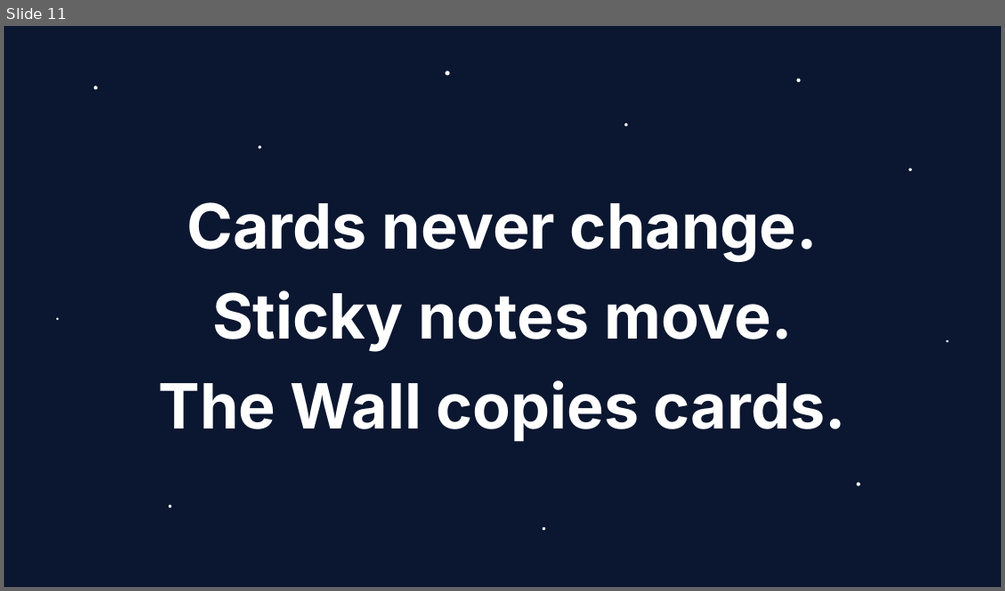
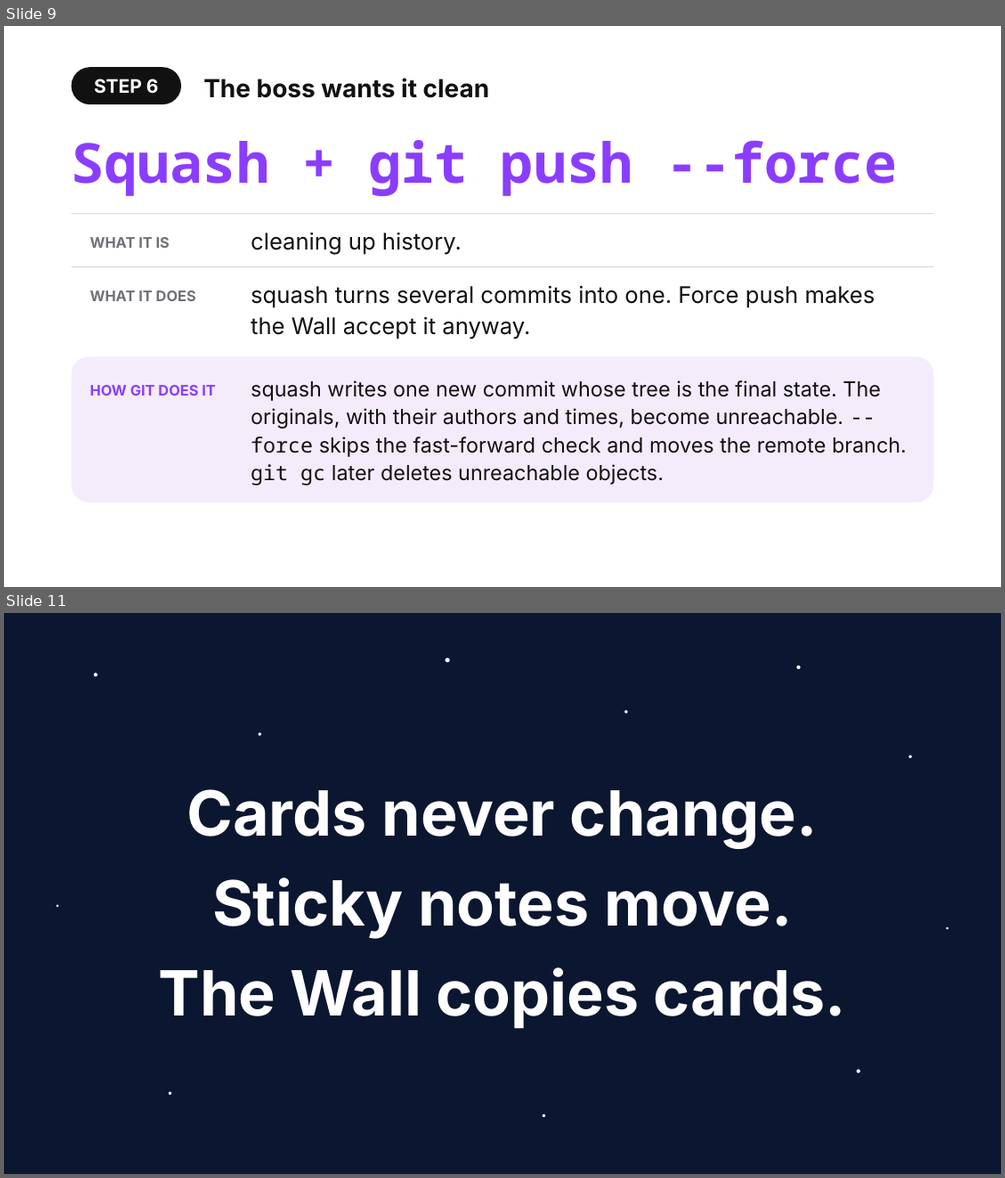
Before and after one commit to shubham3-ucb/cs294-pl, a slide deck: slides/tuesday_app.pptx. Shown one above the other, each under a label of ours: slide 11 before the commit, slides 9 and 11 after it; the slides between them are not shown. The pictures are 1005x591 and 1005x1178 pixels, drawn with LibreOffice and Linux fonts; fonts in the diff are those of the drawing. Boxes give left, top, right and bottom in pixels: in the first picture for what was removed or moved away, otherwise in the second. Text is boxed around its words. In the diff, an @@ line names an element or a change of style, - is before the commit and + after.

```diff
--- a/slides/tuesday_app.pptx
+++ b/slides/tuesday_app.pptx
@@ slide 9 added at box(4, 26, 1001, 587), background #FFFFFF @@
@@ rounded rectangle added at box(72, 67, 181, 104), fill #111111, 18 pt, text #FFFFFF, bold @@
+STEP 6
@@ text added at box(203, 78, 490, 98), 24 pt, text #111111, bold @@
+The boss wants it clean
@@ text added at box(72, 140, 897, 196), 53 pt, text #8B3DFF, bold @@
+Squash + git push --force
@@ rectangle added at box(72, 213, 933, 214), fill #D9D9DE @@
@@ text added at box(90, 237, 170, 248), 14 pt, text #707078, bold @@
+WHAT IT IS
@@ text added at box(251, 232, 461, 255), 22 pt, text #111111 @@
+cleaning up history.
@@ rectangle added at box(72, 266, 933, 267), fill #D9D9DE @@
@@ text added at box(90, 290, 196, 301), 14 pt, text #707078, bold @@
+WHAT IT DOES
@@ text added at box(251, 285, 875, 339), 22 pt, text #111111 @@
+squash turns several commits into one. Force push makes the Wall accept it anyway.
@@ rounded rectangle added at box(72, 356, 933, 502), fill #F4ECFB @@
@@ text added at box(90, 385, 215, 395), 14 pt, text #8B3DFF, bold @@
+HOW GIT DOES IT
@@ text added at box(251, 380, 906, 485), 20 pt, text #111111 @@
+squash writes one new commit whose tree is the final state. The originals, with their authors and times, become unreachable. --force skips the fast-forward check and moves the remote branch. git gc later deletes unreachable objects.
```
Also in this commit, not shown: 3 slides changed, 6 other slides added, 7 slides removed, 50 other files.
